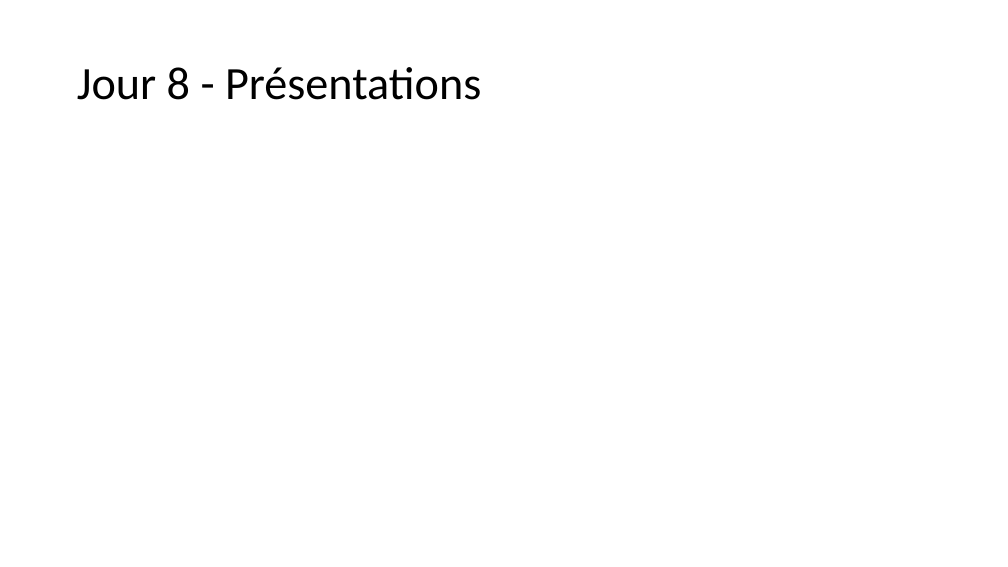
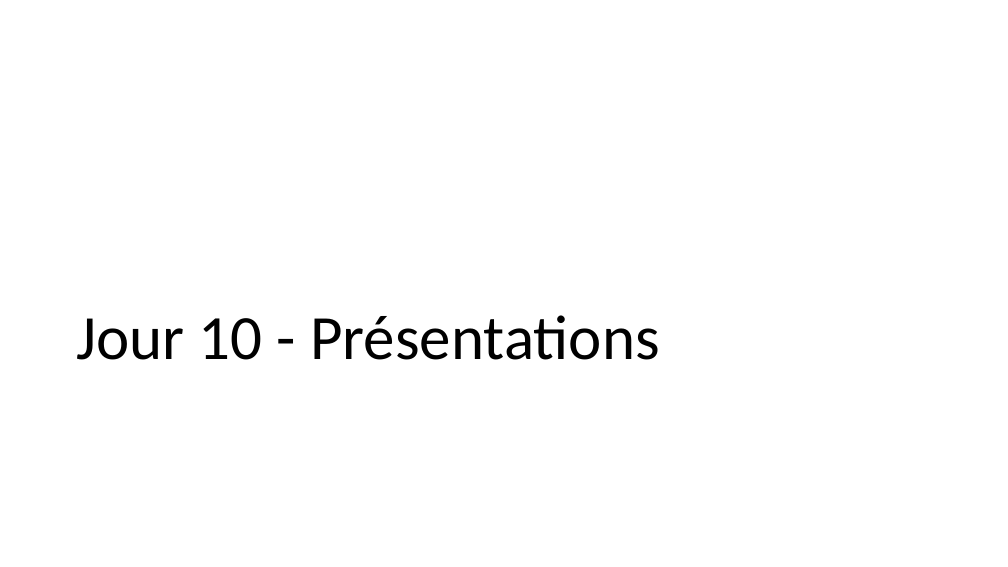
Before and after one commit to 40tude/Data_Essentials_Stage_Oct_2023, a slide deck: slide 34 of notes_de_stage.pptx (slide 30 before the commit). Drawn at 1008x567 pixels with LibreOffice and Linux fonts; fonts in the diff are those of the drawing. Boxes give left, top, right and bottom in pixels: in the first picture for what was removed or moved away, otherwise in the second. Text is boxed around its words. In the diff, an @@ line names an element or a change of style, - is before the commit and + after.

```diff
--- a/notes_de_stage.pptx
+++ b/notes_de_stage.pptx
@@ title "Jour 10 - Présentations" at <box>76,315,659,360</box>: vertical alignment middle to bottom @@
@@ title at <box>76,315,659,360</box>: text changed; size 44 to 60 pt @@
-Jour 8 - Présentations
+Jour 10 - Présentations
```
Also in this commit, not shown: 13 other slides changed, 4 slides added, 1 other file.
